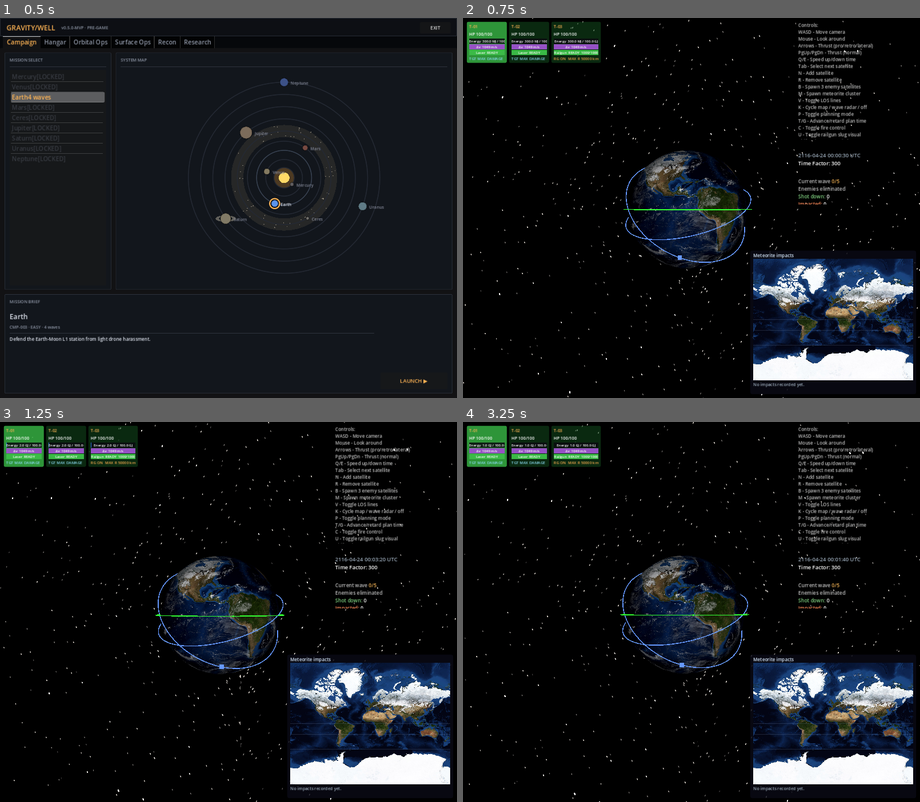
Above: before the commit, frames 1-4 (two rows, left to right).
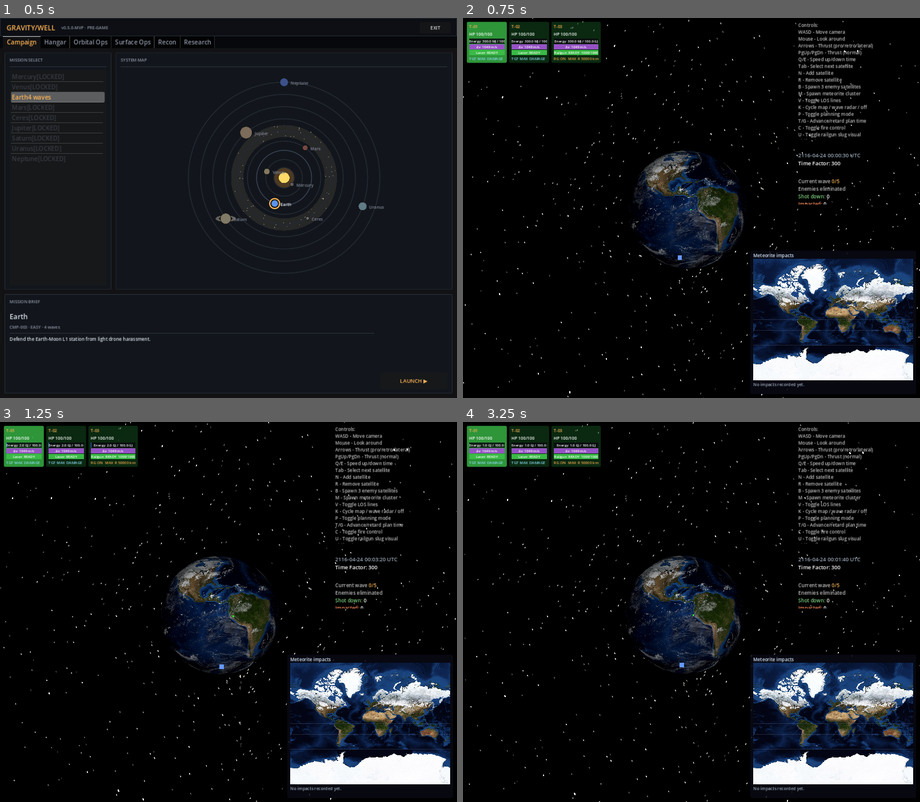
Above: after the commit, the same moments.

Repository: mellenburg/game
Game: Godot game, scene res://scenes/menu.tscn
Two runs of this game, one before a commit and one after it. Both use one fixed random seed, a clock stepped at 60 frames per second and the inputs below.
Inputs (mouse positions are in pixels of both pictures, inside the frame that each line leads up to):
- Up to frame 1 (0.5 s): no input
- Up to frame 2 (0.75 s): click "LAUNCH ▶" at 0.5 s
- Up to frame 3 (1.25 s): no input
- Up to frame 4 (3.25 s): tap Enter (end_game) at 1.25 s; move the mouse to (714, 612) at 1.27 s; hold W (move_forward) 1.28-2 s; tap J (add_decaying_enemy) at 1.35 s; click (714, 612) at 1.42 s; click "Acknowledge ▶" at 2 s; click "LAUNCH ▶" at 2.75 s

Frame 1 is identical in both runs. In frame 2, 0.3% of the frame differs, in the area x 35-64%, y 39-65%; in frame 3, 0.2%; in frame 4, 0.2%.
Error after the commit: Parse Error: Cannot infer the type of "nu_w" variable because the value doesn't have a set type. (res://scripts/orbital_path.gd:487)

Commit message:
Compute decaying-orbit ETA across the spiral, not just current orbit
EarthOrbit.time_to_impact short-circuits to INF whenever the current
orbit's periapsis sits above the surface — which is true for every
intermediate cycle of a decaying body's spiral, right up until the
final over-shoot perigee burn drops r_p below ground. The cache
invalidates on each burn, but the recomputed value stays INF until
the over-shoot, and the over-shoot tick kills the body before any
render fires. Net effect: decaying bodies' path-color gradient
(and any other ETA-keyed UI) stayed pinned at full yellow all the
way through impact, instead of ramping red as ground contact
approached.

Add a spiral-aware predictor on OrbitalPath that walks the same
segments update_decaying_spiral renders and sums Kepler time-of-
flight across each. Satellite.predict_impact_sim_time branches on
is_decaying to call it. Tests cover finiteness, monotonic shrinkage
across burns, and a brute-force cross-check against propagating the
real dynamics tick-by-tick.

Diff:
--- a/godot/scripts/orbital_path.gd
+++ b/godot/scripts/orbital_path.gd
@@ -420,6 +420,79 @@
 	return candidate
 
 
+## Predicted time-to-impact (seconds) for a decaying-orbit body that
+## walks the perigee-burn spiral the renderer already models. Sums
+## Kepler time-of-flight across each segment update_decaying_spiral
+## would draw, so the ETA accounts for every burn the body will perform
+## — not just the current orbit, which sits well above the surface
+## right up until the over-shoot cycle. Required so the path-color
+## gradient (and any other ETA-keyed UI) reflects "time until ground
+## contact", not "time until current orbit decays" (which is INF).
+## Returns INF if the segmenter couldn't resolve a final impact arc.
+static func decaying_time_to_impact(orbit: EarthOrbit) -> float:
+	if not orbit.is_state_valid():
+		return INF
+	var segs := _build_decaying_segments(orbit)
+	if segs.is_empty():
+		return INF
+	# The last segment must end at the surface; if the segmenter ran out
+	# of cycles without resolving an impact, treat the prediction as
+	# "beyond horizon" rather than understating the ETA with a partial
+	# walk.
+	var last: Dictionary = segs[-1]
+	var last_e: float = last["e"]
+	var last_p: float = last["p_slr"]
+	var r_at_end: float = last_p / (1.0 + last_e * cos(last["nu_end"]))
+	if absf(r_at_end - EarthOrbit.EARTH_RADIUS_KM) > 1.0:
+		return INF
+	var total := 0.0
+	for seg: Dictionary in segs:
+		var dt := _segment_tof_seconds(seg)
+		if not is_finite(dt) or dt < 0.0:
+			return INF
+		total += dt
+	return total
+
+
+# Time-of-flight (seconds) along an elliptical segment from nu_start to
+# nu_end via Kepler's equation. nu_end is expected ≥ nu_start; multi-
+# revolution sweeps (the full-period middle segments) are handled by
+# tracking the cycle count when unwrapping mean anomaly. Pure math so
+# the headless test suite can exercise it without a SceneTree.
+static func _segment_tof_seconds(seg: Dictionary) -> float:
+	var e: float = seg["e"]
+	var p: float = seg["p_slr"]
+	var nu_a: float = seg["nu_start"]
+	var nu_b: float = seg["nu_end"]
+	if not is_finite(e) or e < 0.0 or e >= 1.0 or p <= 0.0:
+		return INF
+	var a := p / (1.0 - e * e)
+	if a <= 0.0:
+		return INF
+	var n := sqrt(EarthOrbit.MU / (a * a * a))
+	if n <= 0.0:
+		return INF
+	var m_a := _mean_anomaly_unwrapped(nu_a, e)
+	var m_b := _mean_anomaly_unwrapped(nu_b, e)
+	return (m_b - m_a) / n
+
+
+# Mean anomaly that preserves the cycle count of `nu` rather than
+# wrapping into a single (-π, π] window — required so the time-of-
+# flight across a full-revolution segment integrates to a full period
+# instead of zero. Standard nu→E→M chain inside one cycle, plus a
+# TAU·k offset matching the source nu's turn count.
+static func _mean_anomaly_unwrapped(nu: float, e: float) -> float:
+	var cycles := floor((nu + PI) / TAU)
+	var nu_w := nu - cycles * TAU
+	var ecc_anom := 2.0 * atan2(
+		sqrt(1.0 - e) * sin(nu_w * 0.5),
+		sqrt(1.0 + e) * cos(nu_w * 0.5),
+	)
+	var m := ecc_anom - e * sin(ecc_anom)
+	return m + cycles * TAU
+
+
 func _clear_surfaces() -> void:
 	_array_mesh.clear_surfaces()
 
--- a/godot/scripts/satellite.gd
+++ b/godot/scripts/satellite.gd
@@ -431,9 +431,21 @@
 ## whose impact is past the propagator's horizon.
 func predict_impact_sim_time(current_sim_time: float) -> float:
 	if is_nan(impact_sim_time):
-		var eta := orbit.time_to_impact(
-			IMPACT_CACHE_HORIZON_SEC, IMPACT_CACHE_STEP_SEC
-		)
+		var eta: float
+		if is_decaying:
+			# Decaying bodies' current orbit has periapsis well above the
+			# surface — only the spiral's final over-shoot burn drops r_p
+			# below ground. EarthOrbit.time_to_impact would short-circuit
+			# every intermediate cycle as INF, leaving the path-color
+			# gradient (and any other ETA-keyed UI) stuck on "no impact"
+			# right up to the kill tick. Sum Kepler tof across the same
+			# segments the renderer draws so the prediction tracks the
+			# actual time to ground contact.
+			eta = OrbitalPath.decaying_time_to_impact(orbit)
+		else:
+			eta = orbit.time_to_impact(
+				IMPACT_CACHE_HORIZON_SEC, IMPACT_CACHE_STEP_SEC
+			)
 		# eta == INF flows through as INF (current_sim_time + INF == INF),
 		# so non-impacting orbits don't need a separate branch.
 		impact_sim_time = current_sim_time + eta
--- a/godot/tests/test_decaying_orbit.gd
+++ b/godot/tests/test_decaying_orbit.gd
@@ -192,3 +192,81 @@
 		assert_true(r_a <= prev_r_a + 1.0e-3,
 			"segment %d r_a=%f exceeded previous %f" % [i, r_a, prev_r_a])
 		prev_r_a = r_a
+
+
+func test_decaying_eta_is_finite() -> void:
+	# The whole point of the spiral-aware predictor: a decaying body that
+	# the segmenter resolves to ground impact must report a finite ETA,
+	# not INF. EarthOrbit.time_to_impact alone would return INF here
+	# because the current orbit's r_p sits 500 km above the surface.
+	var o := _make_decaying()
+	var eta := OrbitalPath.decaying_time_to_impact(o)
+	assert_finite(eta)
+	assert_true(eta > 0.0, "expected positive ETA, got %f" % eta)
+
+
+func test_decaying_eta_exceeds_initial_period() -> void:
+	# Default decaying orbit takes 5 segments (initial inbound + 3 full
+	# revs + final). The three middle segments are full revolutions of
+	# successively smaller (faster) orbits, so the total ETA must comfort-
+	# ably exceed the period of the very first orbit alone.
+	var o := _make_decaying()
+	var eta := OrbitalPath.decaying_time_to_impact(o)
+	assert_true(eta > o.period,
+		"expected eta=%f > initial period=%f" % [eta, o.period])
+
+
+func test_decaying_eta_shrinks_after_perigee_burn() -> void:
+	# A perigee burn collapses one full-revolution segment off the spiral,
+	# so the spiral-aware ETA must drop monotonically with each burn.
+	# This is what makes the path-color gradient ramp red as the body
+	# closes on impact.
+	var o := _make_decaying()
+	var eta_before := OrbitalPath.decaying_time_to_impact(o)
+	assert_true(_step_to_perigee(o, 20.0))
+	var k := sqrt((o.r_p + o.r_a) / (2.0 * o.r_p + o.r_a))
+	assert_true(o.maneuver(o.v * (k - 1.0), 0.0))
+	var eta_after := OrbitalPath.decaying_time_to_impact(o)
+	assert_finite(eta_after)
+	assert_true(eta_after < eta_before,
+		"expected post-burn eta=%f < pre-burn eta=%f" % [eta_after, eta_before])
+
+
+func test_decaying_eta_matches_brute_force_propagation() -> void:
+	# Cross-check the segment-walk ETA against a brute-force replay that
+	# propagates the orbit forward in small steps and fires a burn at
+	# every detected perigee crossing — same dynamics Satellite.advance_
+	# time runs at simulation time. The two answers must agree within a
+	# few seconds (the Kepler sum is exact at apsis boundaries; the
+	# brute force overshoots each crossing by at most one step).
+	var o := _make_decaying()
+	var eta_pred := OrbitalPath.decaying_time_to_impact(o)
+	assert_finite(eta_pred)
+	var sim := EarthOrbit.new(o.r, o.v)
+	var dt := 1.0
+	var elapsed := 0.0
+	var horizon := eta_pred + 2.0 * o.period
+	while elapsed < horizon:
+		var rdv_before: float = sim.r.dot(sim.v)
+		if not sim.propagate(dt):
+			fail("brute-force propagation failed at t=%f" % elapsed)
+			return
+		elapsed += dt
+		if rdv_before < 0.0 and sim.r.dot(sim.v) > 0.0:
+			var k := sqrt((sim.r_p + sim.r_a) / (2.0 * sim.r_p + sim.r_a))
+			if not sim.maneuver(sim.v * (k - 1.0), 0.0):
+				fail("brute-force perigee burn failed at t=%f" % elapsed)
+				return
+		if sim.norm_r <= EarthOrbit.EARTH_RADIUS_KM:
+			break
+		var crossed := rdv_before < 0.0 and sim.r.dot(sim.v) > 0.0
+		var sub_surface := (
+			is_finite(sim.r_p) and sim.r_p <= EarthOrbit.EARTH_RADIUS_KM
+		)
+		if crossed and sub_surface:
+			break
+	# 30-second tolerance covers both the brute-force step granularity
+	# (1 s per detection) and the small geometric drift introduced when
+	# each burn lands a step past true perigee. The Kepler sum is
+	# analytically exact at the segmenter's apsis boundaries.
+	assert_close(eta_pred, elapsed, 30.0)
